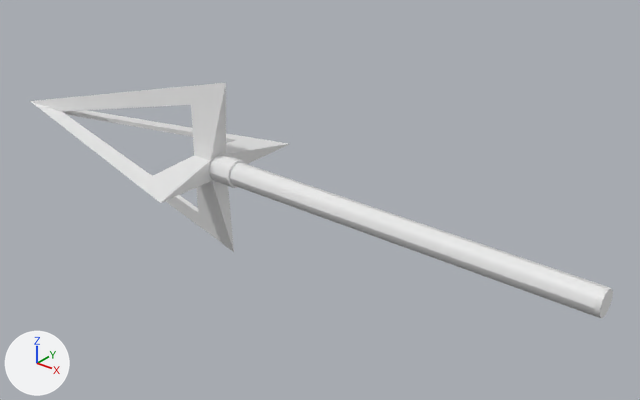
The Blender file Resources/ArtSharing/JuliaArt/Weapons/Front of Arrow.blend: old version first, new version second.
Before and after are seen from a 50 mm lens placed at (4.45, -3.45, 2.16), pointed at (1.52, 0.21, -0.11). Lighting does not change. The marker at lower left points along +X, +Y and +Z. The first picture is the older version.

In view in the first picture: 'Arrowhead', 'Arrowhead.001', 'Cylinder', 'Cylinder.001'.
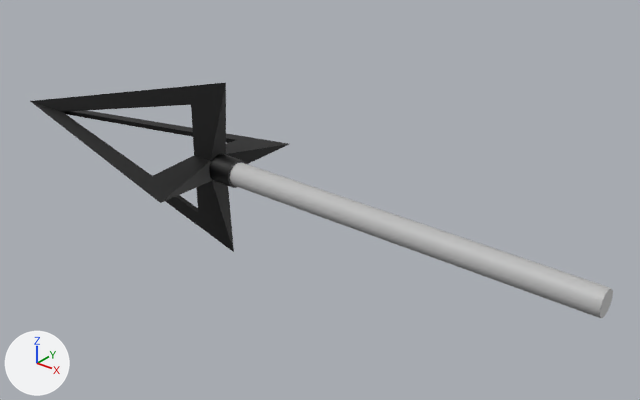
Commit message: Half arrow in Unreal

Where the newer file only moved an object's origin or applied its transform, the numbers keep the older frame.

What changed in the scene script:
```text
Add mat_center:
    mat_center = bpy.data.materials.new('Center')
    mat_center.use_nodes = True; mat_center.node_tree.nodes.clear()
    _N = mat_center.node_tree.nodes; _L = mat_center.node_tree.links
    n0 = _N.new('ShaderNodeBsdfPrincipled'); n0.name = 'Principled BSDF'
    n1 = _N.new('ShaderNodeOutputMaterial'); n1.name = 'Material Output'
    n2 = _N.new('ShaderNodeRGB'); n2.name = 'RGB'
    n2.outputs[0].default_value = (0.0, 0.0, 0.0, 1.0)  # 'Color', black #000000
    _L.new(n0.outputs[0], n1.inputs[0])  # 'BSDF' to 'Surface'
    _L.new(n2.outputs[0], n0.inputs[0])  # 'Color' to 'Base Color'
Add mat_arrowhead:
    mat_arrowhead = bpy.data.materials.new('Arrowhead')
    mat_arrowhead.use_nodes = True; mat_arrowhead.node_tree.nodes.clear()
    _N = mat_arrowhead.node_tree.nodes; _L = mat_arrowhead.node_tree.links
    n0 = _N.new('ShaderNodeBsdfPrincipled'); n0.name = 'Principled BSDF'
    n1 = _N.new('ShaderNodeOutputMaterial'); n1.name = 'Material Output'
    n2 = _N.new('ShaderNodeRGB'); n2.name = 'RGB'
    n2.outputs[0].default_value = (0.0, 0.0, 0.0, 1.0)  # 'Color', black #000000
    _L.new(n0.outputs[0], n1.inputs[0])  # 'BSDF' to 'Surface'
    _L.new(n2.outputs[0], n0.inputs[0])  # 'Color' to 'Base Color'
Add mat_stick:
    mat_stick = bpy.data.materials.new('Stick')
    mat_stick.use_nodes = True; mat_stick.node_tree.nodes.clear()
    _N = mat_stick.node_tree.nodes; _L = mat_stick.node_tree.links
    n0 = _N.new('ShaderNodeBsdfPrincipled'); n0.name = 'Principled BSDF'
    n1 = _N.new('ShaderNodeOutputMaterial'); n1.name = 'Material Output'
    n2 = _N.new('ShaderNodeRGB'); n2.name = 'RGB'
    n2.outputs[0].default_value = (0.5, 0.5, 0.5, 1.0)  # 'Color', grey #bcbcbc
    _L.new(n0.outputs[0], n1.inputs[0])  # 'BSDF' to 'Surface'
    _L.new(n2.outputs[0], n0.inputs[0])  # 'Color' to 'Base Color'
Change me_cylinder_001:
    used by ob_cylinder; location = (2.106, 0.0, 0.0); rotation_euler = (0.0, 1.571, 0.0), in degrees (0, 90, 0); scale = (0.0723, 0.0723, 1.23)
    remove me_cylinder_001.from_pydata(...)  # 24 vertices, 14 faces; spans x -1.0..1.0, y -1.0..1.0, z -1.0..1.0
    add me_cylinder_001.from_pydata(...)  # 48 vertices, 38 faces; spans x -1.0..1.0, y -1.0..1.0, z -1.0..1.0
    me_cylinder_001 part 1: the whole mesh is rebuilt
    add me_cylinder_001.materials.append(mat_stick)
Change me_cube_006:
    where me_cube_006.from_pydata(...)  # 21 vertices, 12 faces; spans x -1.0..1.0, y -0.77..0.77, z -0.77..0.77
    add me_cube_006.materials.append(mat_arrowhead)
Change me_cube_008:
    where me_cube_008.from_pydata(...)  # 21 vertices, 12 faces; spans x -1.0..1.0, y -0.77..0.77, z -0.77..0.77
    add me_cube_008.materials.append(mat_arrowhead)
Change me_cylinder_003:
    where me_cylinder_003.from_pydata(...)  # 24 vertices, 14 faces; spans x -1.0..1.0, y -1.0..1.0, z -1.0..1.0
    add me_cylinder_003.materials.append(mat_center)
```

Boxes [x1, y1, x2, y2] around the edits, measured in the pictures (640 x 400 px):
'Arrowhead.001', recoloured (white to black): [31, 83, 234, 252] in both
'Arrowhead', recoloured (white to black): [30, 101, 289, 203] in both
'Cylinder.001', recoloured (white to black): [209, 154, 246, 188] in both
part 1 of me_cylinder_001, reshaped: [230, 162, 613, 318] in both
